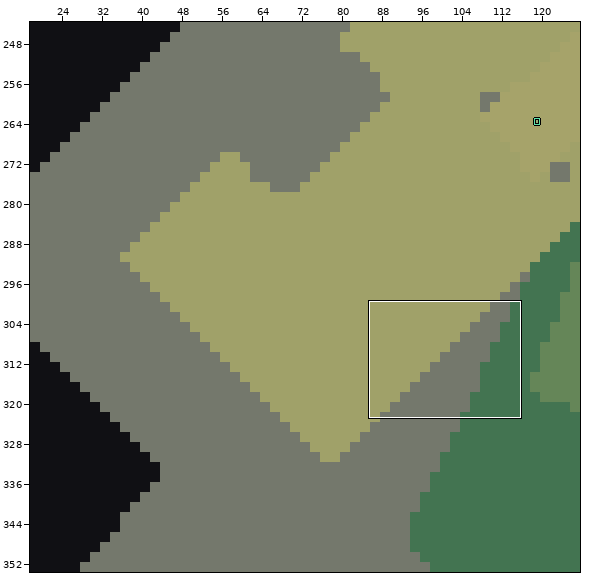
Two versions of a level (LDtk project, game/content/maps/world.ldtk). The first picture is a wide view before the edit; the outline marks the close-up.
Close-up. First the earlier version:
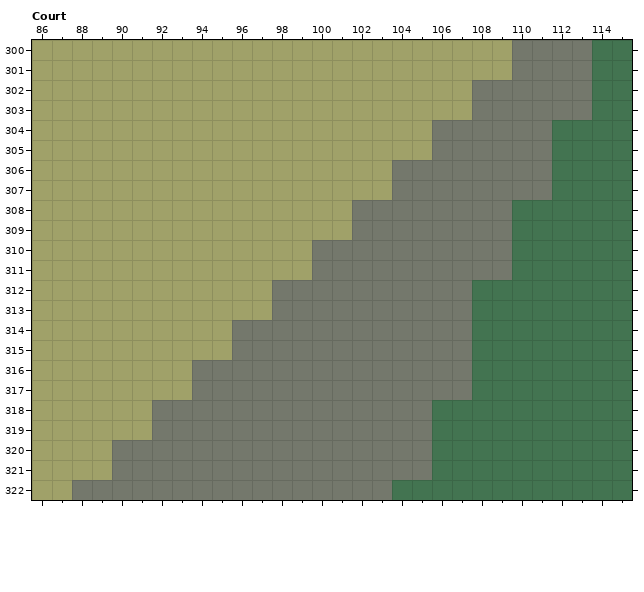
Cells are 10x10 px. Shown: Court x 86..115, y 300..322. The commit also changed other parts of the map, which this record leaves out.
New version:
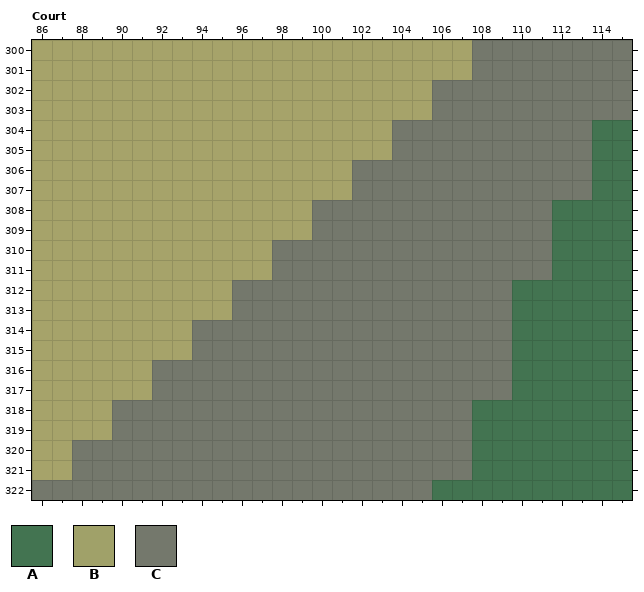
Key: from "Height": A 19 "t19", B 37 "t37"; from "Terrain": C 1 "rock".
_ is an empty cell.
Diff:
Layer "Height":
Tile A gives way to one hidden under a higher layer in rows 300 to 303 at x 114 to 115; in rows 304 to 307 at x 112 to 113; in rows 308 to 311 at x 110 to 111; in rows 312 to 317 at x 108 to 109; in rows 318 to 321 at x 106 to 107; in row 322 at x 104 to 105.
Tile B gives way to one hidden under a higher layer in rows 300 to 301 at x 108 to 109; in rows 302 to 303 at x 106 to 107; in rows 304 to 305 at x 104 to 105; in rows 306 to 307 at x 102 to 103; in rows 308 to 309 at x 100 to 101; in rows 310 to 311 at x 98 to 99.
Tile B gives way to one hidden under a higher layer in rows 312 to 313 at x 96 to 97; in rows 314 to 315 at x 94 to 95; in rows 316 to 317 at x 92 to 93; in rows 318 to 319 at x 90 to 91; in rows 320 to 321 at x 88 to 89; in row 322 at x 86 to 87.
Layer "Terrain":
There is now tile C in rows 300 to 301 at x 108 to 109 and 114 to 115; in rows 302 to 303 at x 106 to 107 and 114 to 115; in rows 304 to 305 at x 104 to 105 and 112 to 113; in rows 306 to 307 at x 102 to 103 and 112 to 113; in rows 308 to 309 at x 100 to 101 and 110 to 111; in rows 310 to 311 at x 98 to 99 and 110 to 111.
There is now tile C in rows 312 to 313 at x 96 to 97 and 108 to 109; in rows 314 to 315 at x 94 to 95 and 108 to 109; in rows 316 to 317 at x 92 to 93 and 108 to 109; in rows 318 to 319 at x 90 to 91 and 106 to 107; in rows 320 to 321 at x 88 to 89 and 106 to 107; in row 322 at x 86 to 87 and 104 to 105.
Pixel boxes of the changes (left, top, right, bottom) in both close-ups:
changed: (32, 40, 632, 500)
